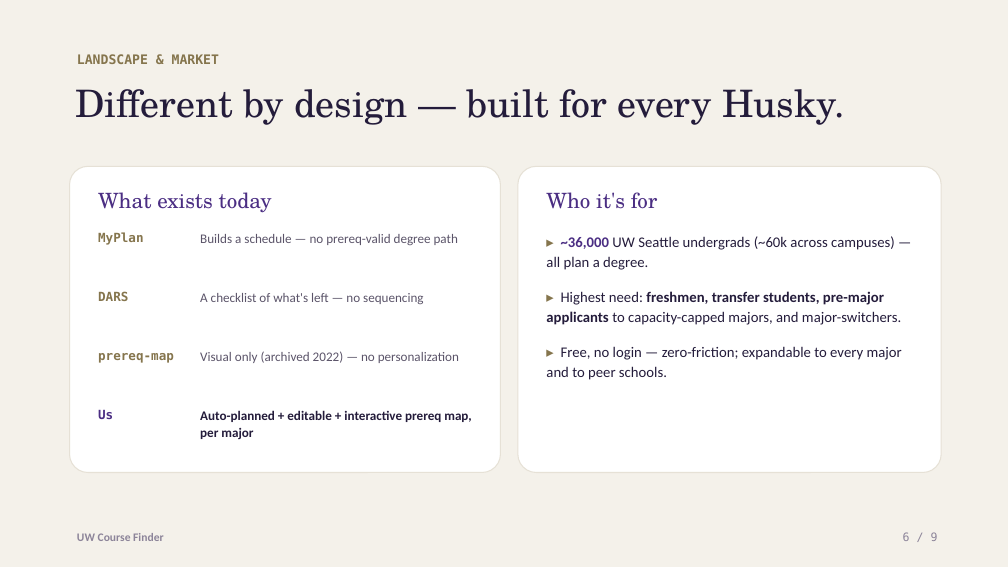
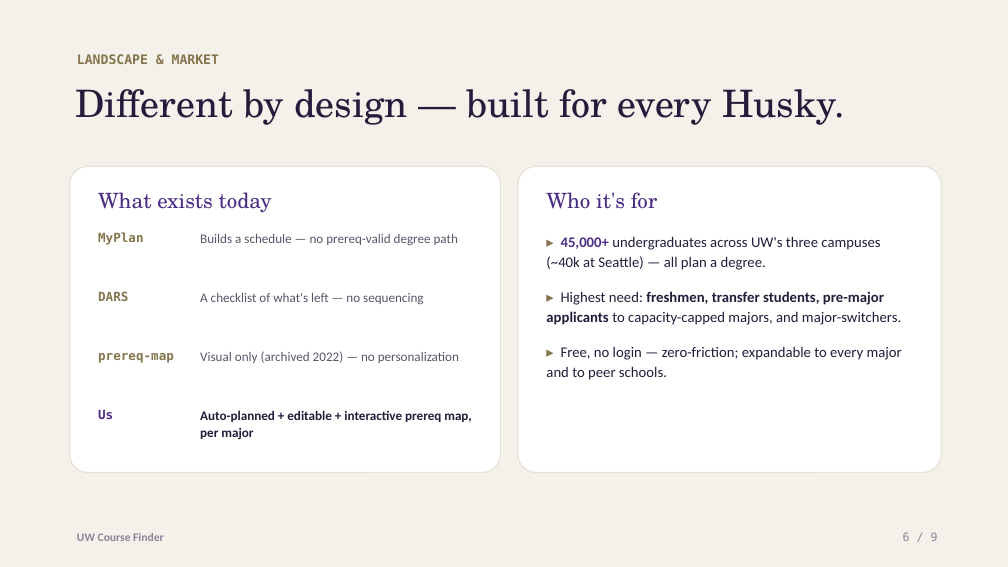
Before and after one commit to SVOG23/UWCourseFinder, a slide deck: slide 6 of slides/UW-Course-Finder.pptx. Drawn at 1008x567 pixels with LibreOffice and Linux fonts; fonts in the diff are those of the drawing. Boxes give left, top, right and bottom in pixels: in the first picture for what was removed or moved away, otherwise in the second. Text is boxed around its words. In the diff, an @@ line names an element or a change of style, - is before the commit and + after.

```diff
--- a/slides/UW-Course-Finder.pptx
+++ b/slides/UW-Course-Finder.pptx
@@ text at (546, 236, 880, 270): text changed @@
-▸ ~36,000 UW Seattle undergrads (~60k across campuses) — all plan a degree.
+▸ 45,000+ undergraduates across UW's three campuses (~40k at Seattle) — all plan a degree.
```
Also in this commit, not shown: 2 other files.
